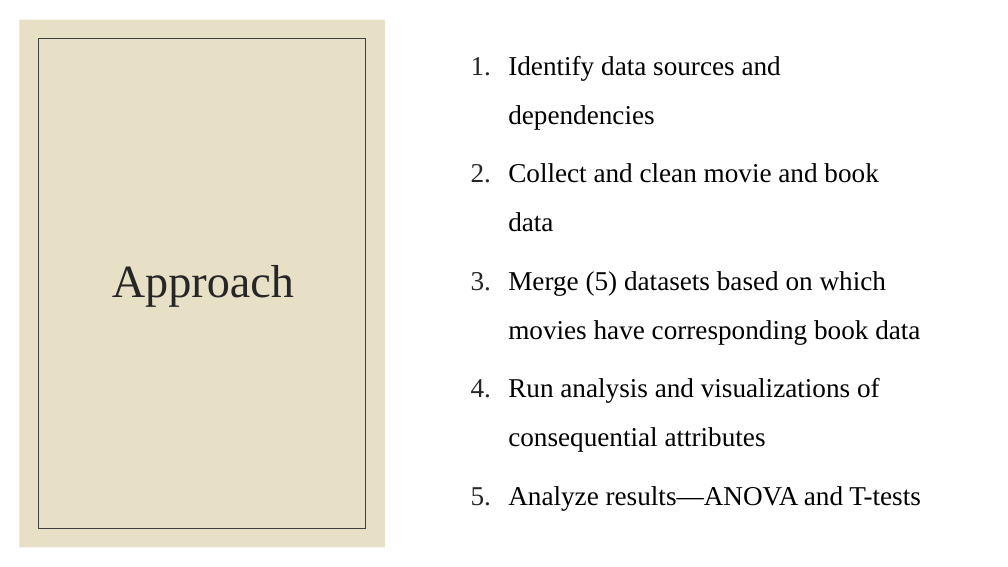
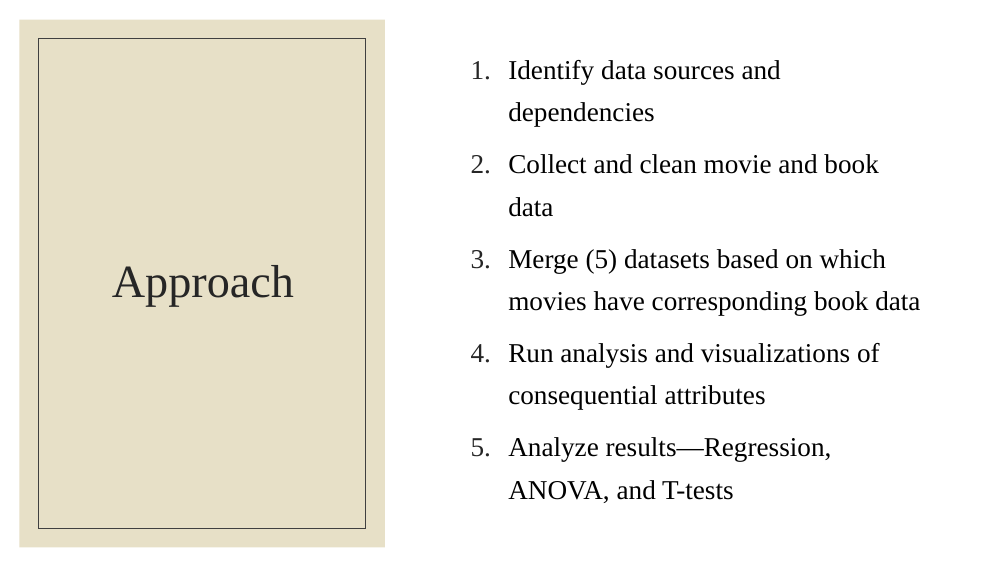
Before and after one commit to laurenemilyto/film_adapatation_success, a slide deck: slide 4 of Steg_pres.pptx (slide 5 before the commit). Drawn at 1008x567 pixels with LibreOffice and Linux fonts; fonts in the diff are those of the drawing. Boxes give left, top, right and bottom in pixels: in the first picture for what was removed or moved away, otherwise in the second. Text is boxed around its words. In the diff, an @@ line names an element or a change of style, - is before the commit and + after.

```diff
--- a/Steg_pres.pptx
+++ b/Steg_pres.pptx
@@ text at (508,60,920,410): line spacing 1.5 to 1.3 @@
@@ text at (508,437,832,503): text changed @@
-5. Analyze results—ANOVA and T-tests
+5. Analyze results—Regression, ANOVA, and T-tests
```
Also in this commit, not shown: 5 other slides changed, 7 slides added, 6 slides removed, 1 other file.
